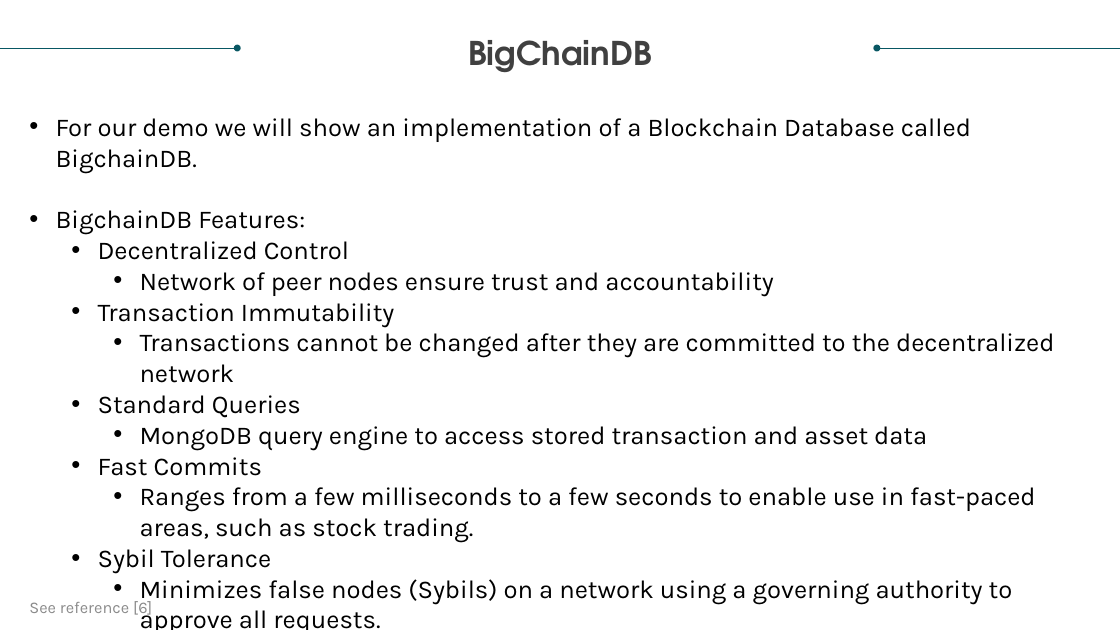
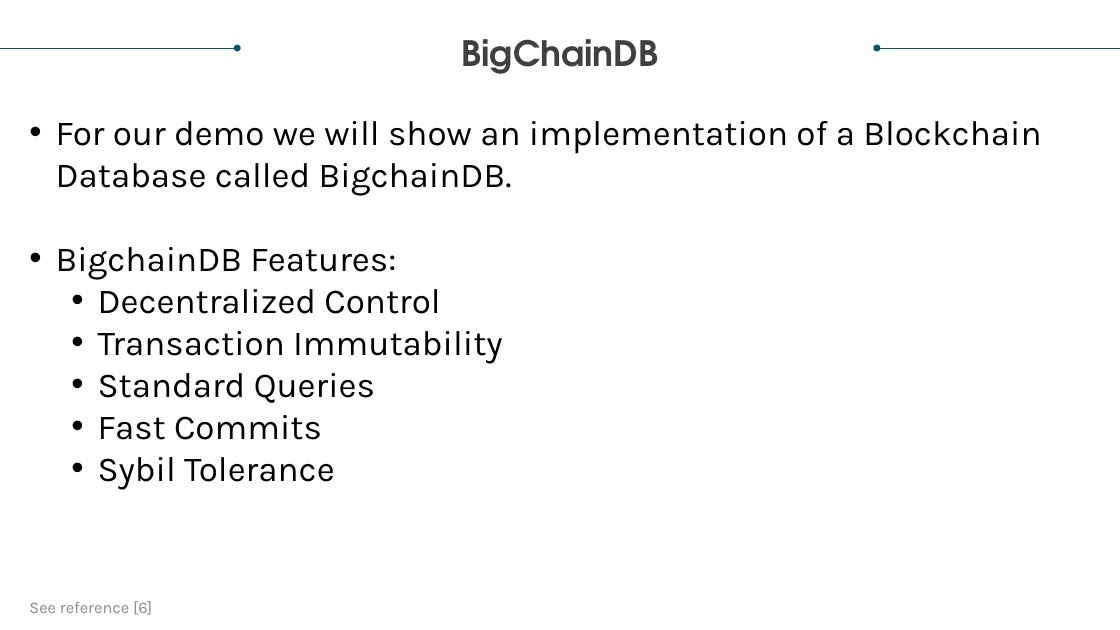
Before and after one commit to realdanielbyrne/BlockChainIntro, a slide deck: slide 10 of DS749 Project_Team 4_Blockchain Analysis.pptx. Drawn at 1120x630 pixels with LibreOffice and Linux fonts; fonts in the diff are those of the drawing. Boxes give left, top, right and bottom in pixels: in the first picture for what was removed or moved away, otherwise in the second. Text is boxed around its words. In the diff, an @@ line names an element or a change of style, - is before the commit and + after.

```diff
--- a/DS749 Project_Team 4_Blockchain Analysis.pptx
+++ b/DS749 Project_Team 4_Blockchain Analysis.pptx
@@ text "BigChainDB" at box(461, 39, 658, 74): size 28 to 30 pt @@
@@ text "For our demo we will ..." at box(56, 121, 1041, 490): size 22 to 30 pt @@
@@ text at box(140, 272, 773, 296): paragraph removed @@
-    • Network of peer nodes ensure trust and accountability
@@ text at box(140, 333, 1054, 383): paragraph removed @@
-    • Transactions cannot be changed after they are committed to the decentralized network
@@ text at box(140, 426, 927, 450): paragraph removed @@
-    • MongoDB query engine to access stored transaction and asset data
@@ text at box(140, 487, 1036, 542): paragraph removed @@
-    • Ranges from a few milliseconds to a few seconds to enable use in fast-paced areas, such as stock trading.
@@ text at box(140, 579, 1013, 630): paragraph removed @@
-    • Minimizes false nodes (Sybils) on a network using a governing authority to approve all requests.
```
Also in this commit, not shown: 9 other slides changed, 1 slide added, 1 slide removed, 1 other file.
